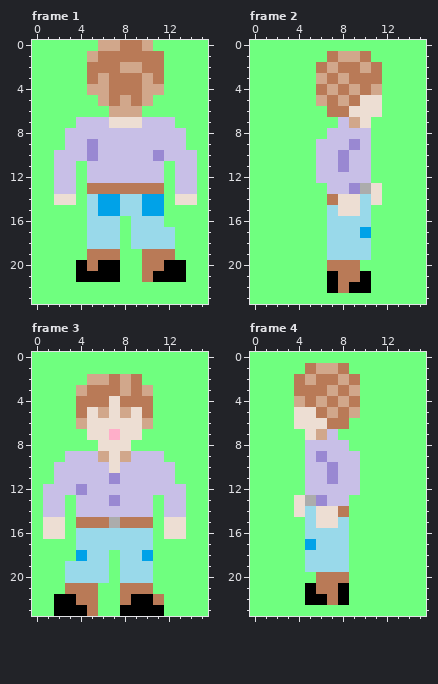
Pixel-art file, stored at ass/aseprite/char_16x24.aseprite. The picture above was drawn from the file before the commit.
16x24 pixels, 4 frames. Shown: frame 1, frame 2, frame 3, frame 4.
The same view after the edit:
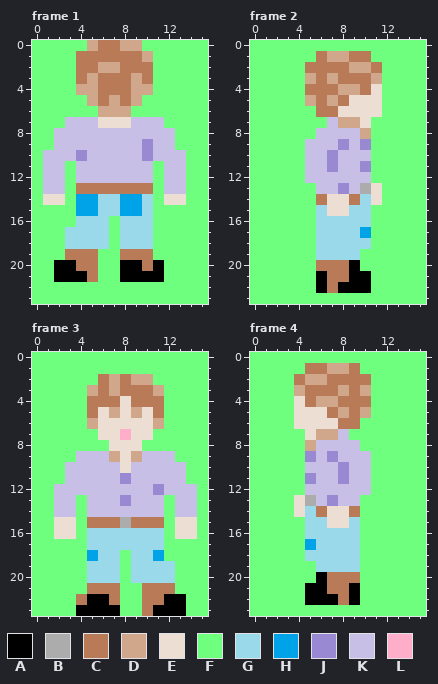
Palette (. is transparent): A #000000  B #acacac  C #b97a57  D #d1a78b  E #edded3  F #6fff7f  G #99d9ea  H #00a2e8  J #9988d2  K #c8bfe7  L #ffaec9
Difference:
--- frame 1, layer "Background"
@@ x 0..15 @@
- 0 FFFFFFDDCCDFFFFF
- 1 FFFFFDCCCCCCFFFF
- 2 FFFFFCCCDDCCFFFF
- 3 FFFFFCDCCCDCFFFF
- 4 FFFFFDDCCCDDFFFF
- 5 FFFFFFDCDCDFFFFF
- 6 FFFFFFFDDDFFFFFF
- 7 FFFFKKKEEEKKKFFF
- 8 FFFKKKKKKKKKKKFF
- 9 FFFKKJKKKKKKKKFF
-10 FFKKKJKKKKKJKKKF
-11 FFKKFKKKKKKKFKKF
-12 FFKKFKKKKKKKFKKF
-13 FFKKFCCCCCCCFKKF
-14 FFEEFGHHGGHHFEEF
-15 FFFFFGHHGGHHFFFF
-16 FFFFFGGGFGGGFFFF
-17 FFFFFGGGFGGGGFFF
-18 FFFFFGGGFGGGGFFF
-19 FFFFFCCCFFCCCFFF
-20 FFFFACAAFFCCAAFF
-21 FFFFAAAAFFCAAAFF
+ 0 FFFFFDCCDDFFFFFF
+ 1 FFFFCCCCCCDFFFFF
+ 2 FFFFCCDDCCCFFFFF
+ 3 FFFFCDCCCDCFFFFF
+ 4 FFFFDDCCCDDFFFFF
+ 5 FFFFFDCDCDFFFFFF
+ 6 FFFFFFDDDFFFFFFF
+ 7 FFFKKKEEEKKKFFFF
+ 8 FFKKKKKKKKKKKFFF
+ 9 FFKKKKKKKKJKKFFF
+10 FKKKJKKKKKJKKKFF
+11 FKKFKKKKKKKFKKFF
+12 FKKFKKKKKKKFKKFF
+13 FKKFCCCCCCCFKKFF
+14 FEEFHHGGHHGFEEFF
+15 FFFFHHGGHHGFFFFF
+16 FFFFGGGFGGGFFFFF
+17 FFFGGGGFGGGFFFFF
+18 FFFGGGGFGGGFFFFF
+19 FFFCCCFFCCCFFFFF
+20 FFAACCFFAACAFFFF
+21 FFAAACFFAAAAFFFF
 22 FFFFFFFFFFFFFFFF
--- frame 2, layer "Background"
@@ x 3..13 @@
  0 FFFFFFFFFFF
- 1 FFFFCDDCFFF
- 2 FFFCDCCDCFF
- 3 FFFDCDCCCFF
- 4 FFFCDCDCDFF
- 5 FFFDCDCEEFF
- 6 FFFFCCEEEFF
- 7 FFFFFKDEFFF
- 8 FFFFKKKKFFF
- 9 FFFKKKJKFFF
-10 FFFKKJKKFFF
-11 FFFKKJKKFFF
-12 FFFKKKKKFFF
-13 FFFFKKJBEFF
-14 FFFFCEEGEFF
-15 FFFFGEEGFFF
-16 FFFFGGGGFFF
-17 FFFFGGGHFFF
-18 FFFFGGGGFFF
-19 FFFFGGGGFFF
-20 FFFFCCCFFFF
-21 FFFFACCAFFF
-22 FFFFACAAFFF
+ 1 FFFCDDCCFFF
+ 2 FFCCCCDDCFF
+ 3 FFDCDCCCDFF
+ 4 FFCCCDDCEFF
+ 5 FFDCDCEEEFF
+ 6 FFFCCEEEEFF
+ 7 FFFFKDDEFFF
+ 8 FFFKKKKDFFF
+ 9 FFKKKJKJFFF
+10 FFKKJKKKFFF
+11 FFKKJKKJFFF
+12 FFKKKKKKFFF
+13 FFFKKJKBEFF
+14 FFFCEECGEFF
+15 FFFGEEGGFFF
+16 FFFGGGGGFFF
+17 FFFGGGGHFFF
+18 FFFGGGGGFFF
+19 FFFGGGGFFFF
+20 FFFCCCAFFFF
+21 FFFACCAAFFF
+22 FFFACAAAFFF
 23 FFFFFFFFFFF
--- frame 3, layer "Background"
@@ x 0..15 @@
  1 FFFFFFFFFFFFFFFF
- 2 FFFFFDDCDCFFFFFF
- 3 FFFFDCCCDCDFFFFF
- 4 FFFFCCCECCCFFFFF
- 5 FFFFCEDEDECFFFFF
- 6 FFFFDEEEEEDFFFFF
- 7 FFFFFEELEEFFFFFF
- 8 FFFFFFEEEFFFFFFF
- 9 FFFKKKDEDKKKFFFF
-10 FFKKKKKEKKKKKFFF
-11 FFKKKKKJKKKKKFFF
-12 FKKKJKKKKKKKKKFF
-13 FKKFKKKJKKKFKKFF
-14 FKKFKKKKKKKFKKFF
-15 FEEFCCCBCCCFEEFF
-16 FEEFGGGGGGGFEEFF
-17 FFFFGGGGGGGFFFFF
-18 FFFFHGGFGGHFFFFF
-19 FFFGGGGFGGGFFFFF
-20 FFFGGGGFGGGFFFFF
-21 FFFCCCFFCCCFFFFF
-22 FFAACCFFCAACFFFF
-23 FFAAACFFAAAAFFFF
+ 2 FFFFFFCDCDDFFFFF
+ 3 FFFFFDCDCCCDFFFF
+ 4 FFFFFCCCECCCFFFF
+ 5 FFFFFCEDEDECFFFF
+ 6 FFFFFDEEEEEDFFFF
+ 7 FFFFFFEELEEFFFFF
+ 8 FFFFFFFEEEFFFFFF
+ 9 FFFFKKKDEDKKKFFF
+10 FFFKKKKKEKKKKKFF
+11 FFFKKKKKJKKKKKFF
+12 FFKKKKKKKKKJKKKF
+13 FFKKFKKKJKKKFKKF
+14 FFKKFKKKKKKKFKKF
+15 FFEEFCCCBCCCFEEF
+16 FFEEFGGGGGGGFEEF
+17 FFFFFGGGGGGGFFFF
+18 FFFFFHGGFGGHFFFF
+19 FFFFFGGGFGGGGFFF
+20 FFFFFGGGFGGGGFFF
+21 FFFFFCCCFFCCCFFF
+22 FFFFCAACFFCCAAFF
+23 FFFFAAAAFFCAAAFF
--- frame 4, layer "Background"
@@ x 2..12 @@
  0 FFFFFFFFFFF
- 1 FFFCDDCFFFF
- 2 FFCDCCDCFFF
- 3 FFCCCDCDFFF
- 4 FFDCDCDCFFF
- 5 FFEECDCDFFF
- 6 FFEEECCFFFF
- 7 FFFEDKFFFFF
- 8 FFFKKKKFFFF
- 9 FFFKJKKKFFF
-10 FFFKKJKKFFF
-11 FFFKKJKKFFF
-12 FFFKKKKKFFF
-13 FFEBJKKFFFF
-14 FFEGEECFFFF
-15 FFFGEEGFFFF
-16 FFFGGGGFFFF
-17 FFFHGGGFFFF
-18 FFFGGGGFFFF
-19 FFFGGGGFFFF
-20 FFFFCCCFFFF
-21 FFFACCAFFFF
-22 FFFAACAFFFF
+ 1 FFFCCDDCFFF
+ 2 FFCDDCCCCFF
+ 3 FFDCCCDCDFF
+ 4 FFECDDCCCFF
+ 5 FFEEECDCDFF
+ 6 FFEEEECCFFF
+ 7 FFFEDDKFFFF
+ 8 FFFDKKKKFFF
+ 9 FFFJKJKKKFF
+10 FFFKKKJKKFF
+11 FFFJKKJKKFF
+12 FFFKKKKKKFF
+13 FFEBKJKKFFF
+14 FFEGCEECFFF
+15 FFFGGEEGFFF
+16 FFFGGGGGFFF
+17 FFFHGGGGFFF
+18 FFFGGGGGFFF
+19 FFFFGGGGFFF
+20 FFFFACCCFFF
+21 FFFAACCAFFF
+22 FFFAAACAFFF
 23 FFFFFFFFFFF
Where, in picture pixels (left, top, right, bottom), the same in both pictures:
changed: (43, 40, 197, 282)
changed: (305, 51, 382, 293)
changed: (43, 374, 197, 616)
changed: (294, 363, 371, 605)
